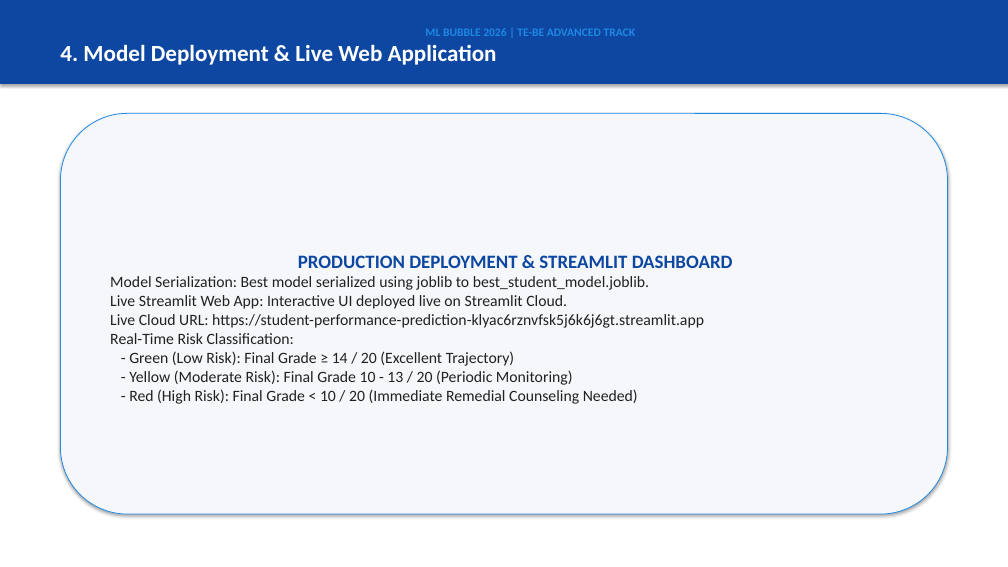
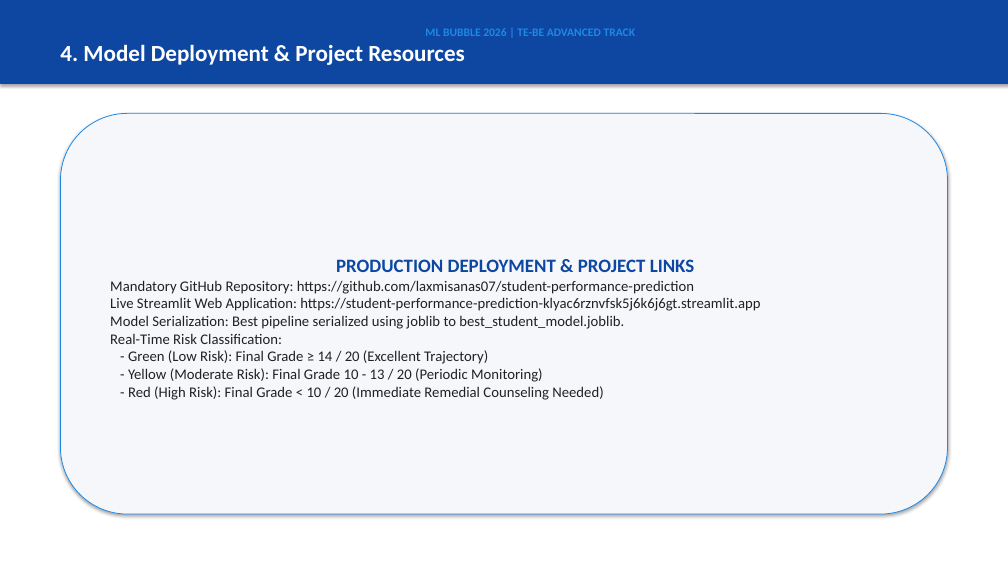
Before and after one commit to laxmisanas07/student-performance-prediction, a slide deck: slide 5 of Student_Performance_Prediction_Presentation.pptx. Drawn at 1008x567 pixels with LibreOffice and Linux fonts; fonts in the diff are those of the drawing. Boxes give left, top, right and bottom in pixels: in the first picture for what was removed or moved away, otherwise in the second. Text is boxed around its words. In the diff, an @@ line names an element or a change of style, - is before the commit and + after.

Commit message:
Include mandatory GitHub repo and Live Streamlit links in all documents

```diff
--- a/Student_Performance_Prediction_Presentation.pptx
+++ b/Student_Performance_Prediction_Presentation.pptx
@@ text in rectangle at [60, 44, 465, 65]: text changed @@
-4. Model Deployment & Live Web Application
+4. Model Deployment & Project Resources
@@ text in rounded rectangle at [110, 259, 760, 329]: text changed; size 15 to 14 pt @@
-PRODUCTION DEPLOYMENT & STREAMLIT DASHBOARD
-Model Serialization: Best model serialized using joblib to best_student_model.joblib.
-Live Streamlit Web App: Interactive UI deployed live on Streamlit Cloud.
-Live Cloud URL: https://student-performance-prediction-klyac6rznvfsk5j6k6j6gt.streamlit.app
+PRODUCTION DEPLOYMENT & PROJECT LINKS
+Mandatory GitHub Repository: https://github.com/laxmisanas07/student-performance-prediction
+Live Streamlit Web Application: https://student-performance-prediction-klyac6rznvfsk5j6k6j6gt.streamlit.app
+Model Serialization: Best pipeline serialized using joblib to best_student_model.joblib.
@@ text in rounded rectangle at [110, 333, 603, 400]: size 15 to 14 pt in "Real-Time Risk Classification:", "- Green (Low Risk): Final Grade ≥ ...", "- Yellow (Moderate Risk): Final Grade 10 ...", "- Red (High Risk): Final Grade < ..." @@
```
Also in this commit, not shown: 2 other slides changed, 6 other files.
